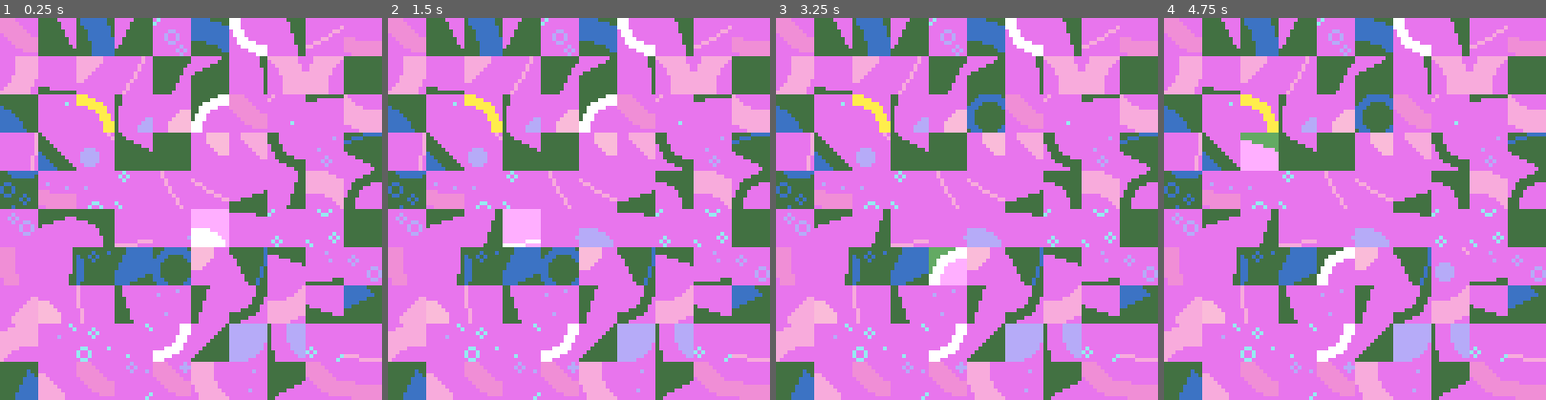
Above: before the commit, frames 1-4 (left to right).
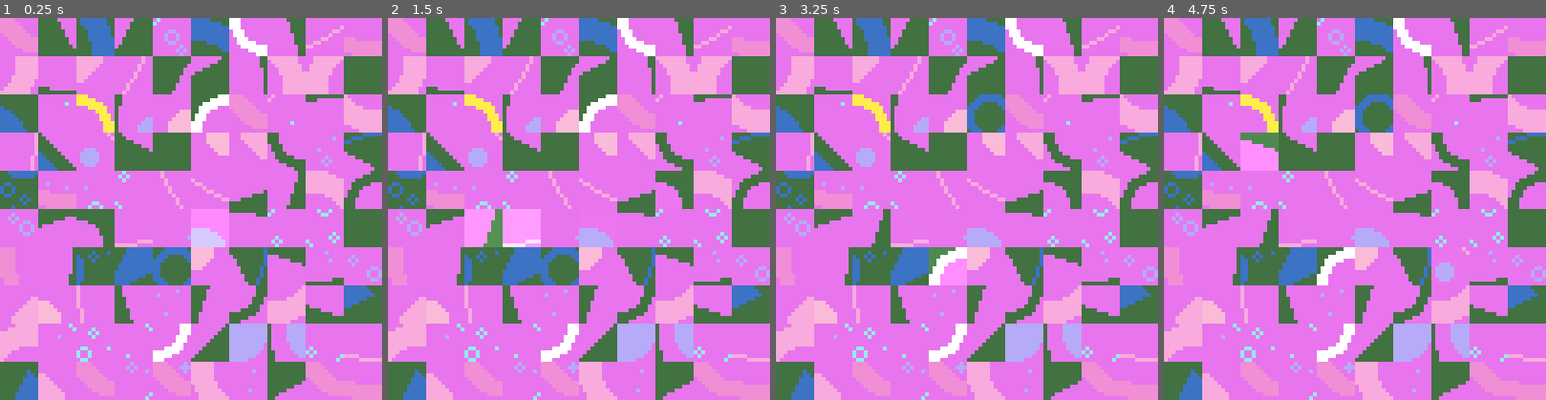
Above: after the commit, the same moments.

Repository: droqen/circlesort
Game: Godot game, scene res://main.tscn
The game is run twice, just before and just after one commit, with the same random seed, the same clock (stepped at 60 frames per second) and the same inputs.
Inputs (mouse positions are in pixels of both pictures, inside the frame that each line leads up to):
- Up to frame 1 (0.25 s): no input
- Up to frame 2 (1.5 s): tap Enter at 0.5 s; move the mouse to (663, 189) at 0.52 s; press the mouse at (663, 189) at 0.53 s; tap Space at 1.25 s; move the mouse to (502, 228) at 1.27 s; release the mouse at (502, 228) at 1.28 s; click (502, 228) at 1.35 s
- Up to frame 3 (3.25 s): tap Enter at 2 s; move the mouse to (1005, 124) at 2.02 s; press the mouse at (1005, 124) at 2.03 s; tap Space at 2.75 s; move the mouse to (947, 285) at 2.77 s; release the mouse at (947, 285) at 2.78 s; click (947, 285) at 2.85 s
- Up to frame 4 (4.75 s): tap Enter at 3.5 s; move the mouse to (1469, 266) at 3.52 s; press the mouse at (1469, 266) at 3.53 s; tap Space at 4.25 s; move the mouse to (1240, 151) at 4.27 s; release the mouse at (1240, 151) at 4.28 s; click (1240, 151) at 4.35 s

The runs differ from the first frame. In frame 1, 1.0% of the frame differs, in the area x 50-60%, y 50-60%; in frame 2, 1.1%, in the area x 20-40%, y 50-60%; in frame 3, 0.6%; in frame 4, 1.0%.

Commit message:
different visual

Diff:
--- a/project.godot
+++ b/project.godot
@@ -23,6 +23,15 @@
 window/size/window_height_override=800
 window/stretch/mode="viewport"
 
+[input]
+
+click={
+"deadzone": 0.5,
+"events": [Object(InputEventMouseButton,"resource_local_to_scene":false,"resource_name":"","device":-1,"window_id":0,"alt_pressed":false,"shift_pressed":false,"ctrl_pressed":false,"meta_pressed":false,"button_mask":0,"position":Vector2(0, 0),"global_position":Vector2(0, 0),"factor":1.0,"button_index":1,"canceled":false,"pressed":false,"double_click":false,"script":null)
+, Object(InputEventKey,"resource_local_to_scene":false,"resource_name":"","device":-1,"window_id":0,"alt_pressed":false,"shift_pressed":false,"ctrl_pressed":false,"meta_pressed":false,"pressed":false,"keycode":0,"physical_keycode":32,"key_label":0,"unicode":32,"location":0,"echo":false,"script":null)
+]
+}
+
 [rendering]
 
 renderer/rendering_method="gl_compatibility"
--- a/tilemgr.gd
+++ b/tilemgr.gd
@@ -26,7 +26,7 @@
 func _physics_process(_delta: float) -> void:
 	var m = get_global_mouse_position()
 	var nearest_tile : Sprite2D = null
-	var nearest_tdistsqr : float = 999
+	var nearest_tdistsqr : float = 100
 	for tile in tiles:
 		var tdistsqr = tile.position.distance_squared_to(m)
 		if tdistsqr < nearest_tdistsqr:
@@ -34,14 +34,15 @@
 			nearest_tdistsqr = tdistsqr
 	for tile in tiles:
 		if tile == nearest_tile:
-			tile.modulate = Color(1.5,1.5,1.5)
+			tile.modulate = lerp(tile.modulate,Color(1.2,1.2,1.2),0.15)
 		else:
-			tile.modulate = Color.WHITE
-	if Input.is_mouse_button_pressed(MOUSE_BUTTON_LEFT):
+			tile.modulate = lerp(tile.modulate,Color.WHITE,0.05)
+	if Input.is_action_pressed("click"):
 		if heldtile == null:
 			heldtile = nearest_tile
 		elif heldtile != nearest_tile:
 			swap(heldtile,nearest_tile)
+		heldtile.modulate = lerp(heldtile.modulate,Color(1.5,1.5,1.5),0.5)
 	else:
 		heldtile = null
 
Not shown, added: export_presets.cfg
Not shown, changed: .gitignore
